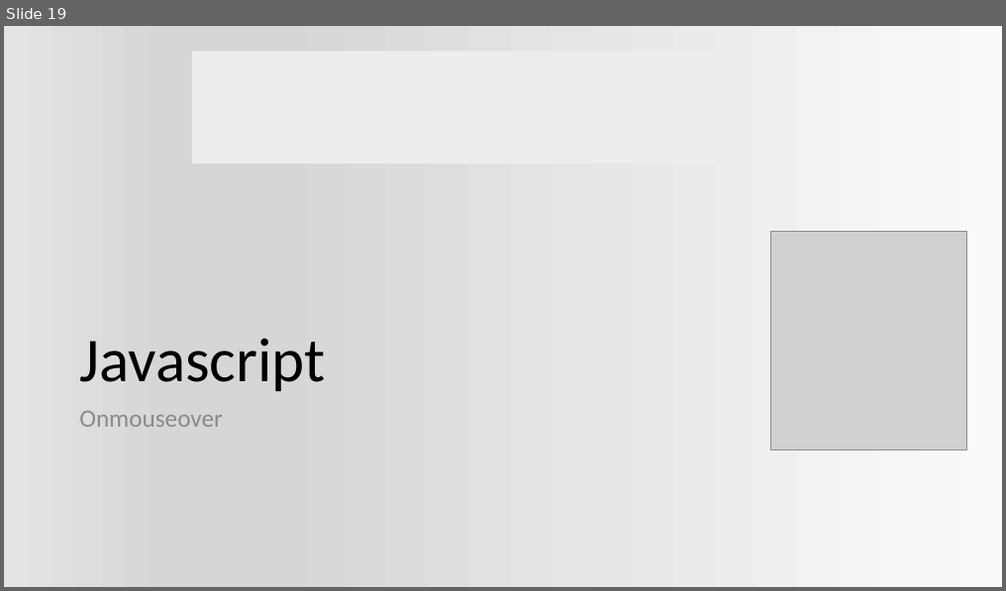
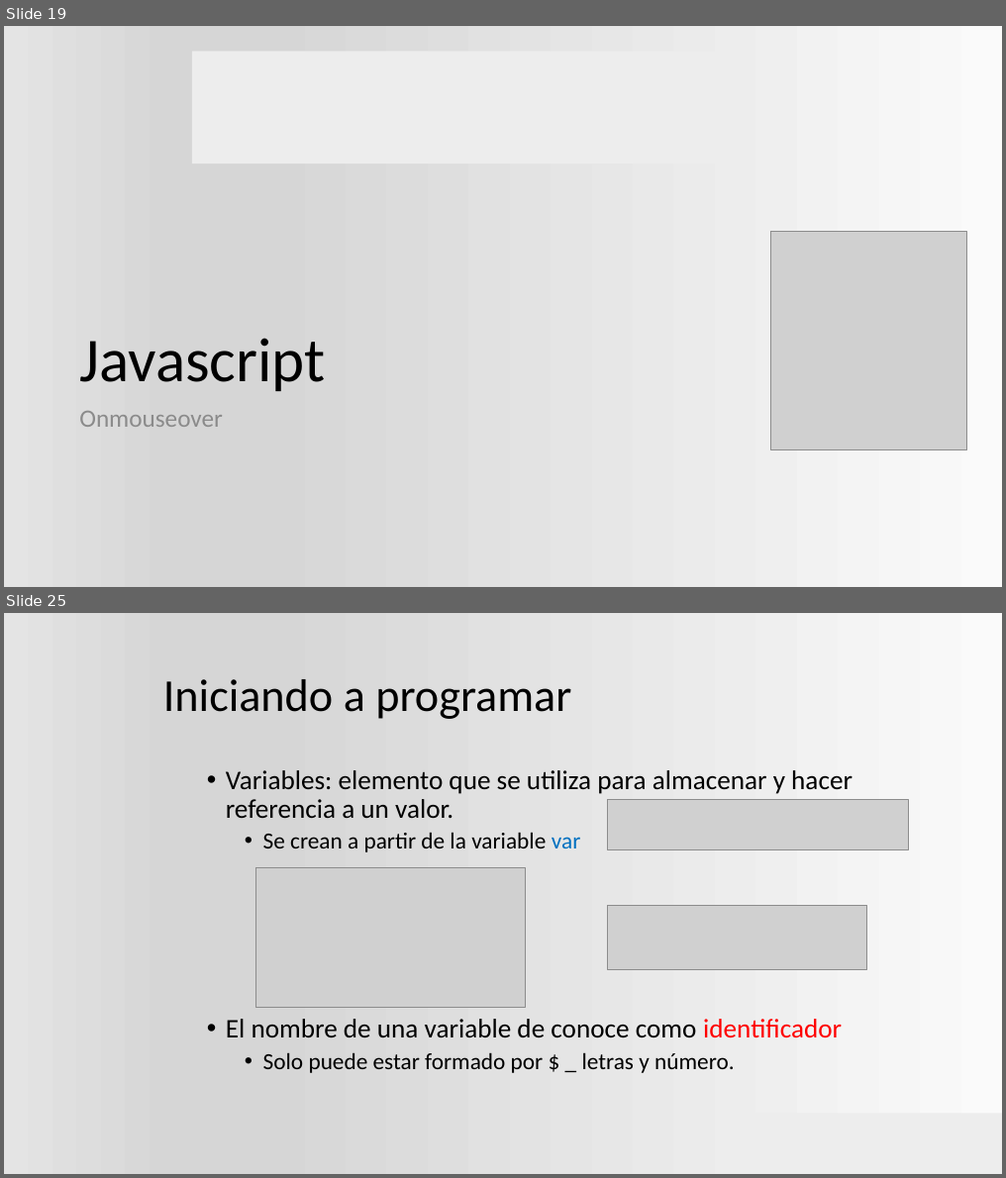
Before and after one commit to ProfVillegas/CECyTe, a slide deck: Aplicacion_js.pptx. Shown one above the other, each under a label of ours: slide 19 before the commit, slides 19 and 25 after it; the slides between them are not shown. The pictures are 1006x591 and 1006x1178 pixels, drawn with LibreOffice and Linux fonts; fonts in the diff are those of the drawing; grey boxes stand for pictures; background and template pictures are left out. Boxes give left, top, right and bottom in pixels: in the first picture for what was removed or moved away, otherwise in the second. Text is boxed around its words. In the diff, an @@ line names an element or a change of style, - is before the commit and + after.

```diff
--- a/Aplicacion_js.pptx
+++ b/Aplicacion_js.pptx
@@ slide 25 added at (4,613,1002,1174), background gradient #FAFAFA to #D7D7D7 to #E4E4E4 @@
@@ title added at (163,679,571,719), 44 pt, text #000000 @@
+Iniciando a programar
@@ text added at (226,770,852,1073), 25.9 pt, text #000000 @@
+• Variables: elemento que se utiliza para almacenar y hacer referencia a un valor.
+  • Se crean a partir de la variable var
+• El nombre de una variable de conoce como identificador
+  • Solo puede estar formado por $ _ letras y número.
@@ picture added at (607,800,908,851) @@
@@ picture added at (256,868,526,1008) @@
@@ picture added at (607,906,867,970) @@
@@ rectangle added at (719,1114,1002,1174), fill #EDEDED @@
```
Also in this commit, not shown: 1 slide changed, 28 other slides added, 1 other file.
